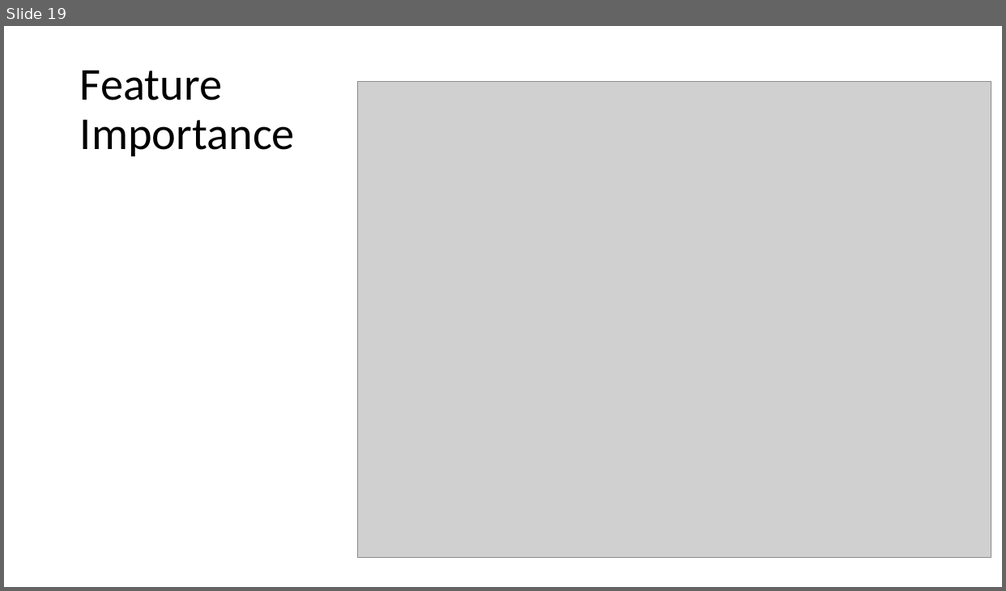
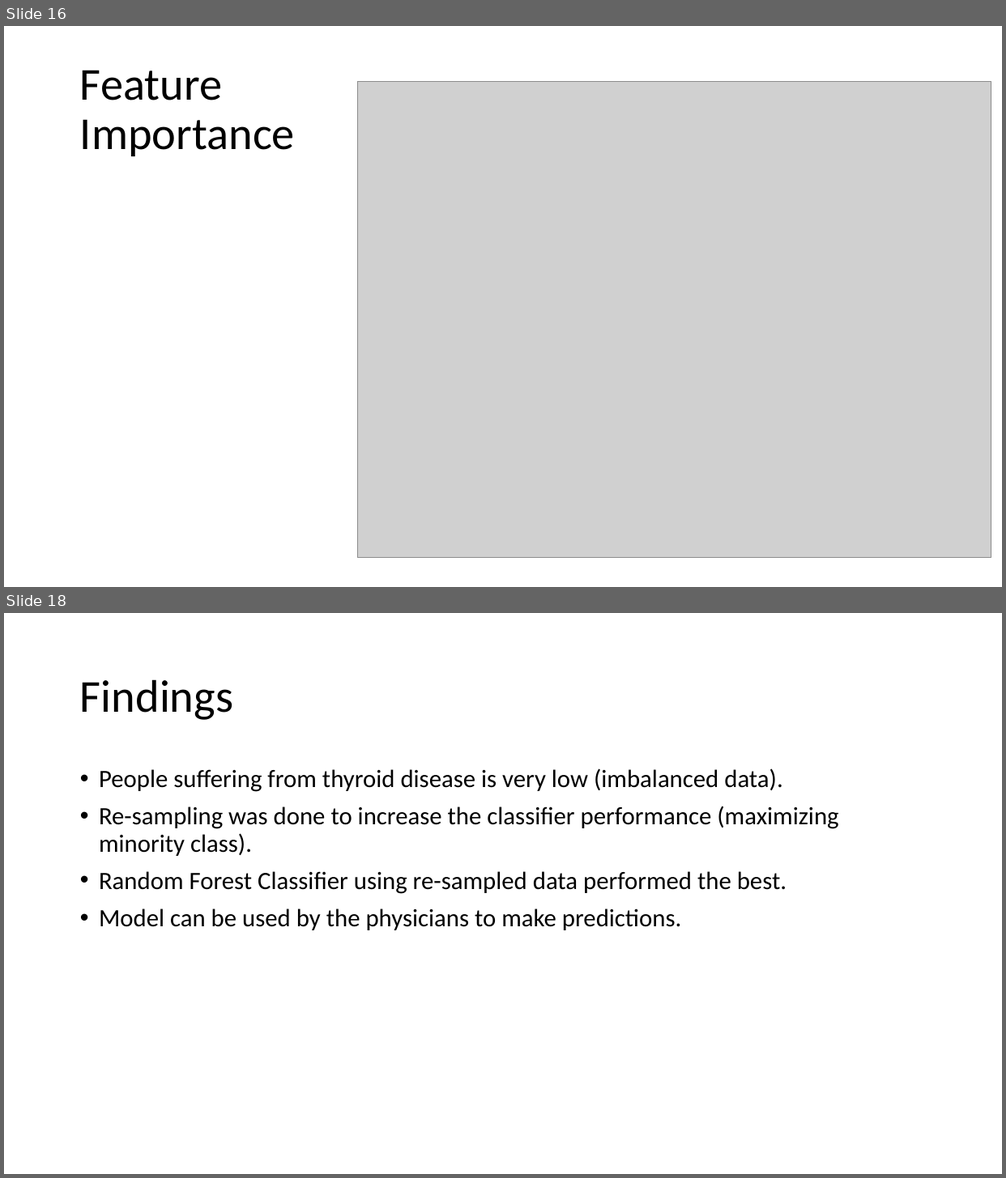
Before and after one commit to rahul7a/thyroid-classification, a slide deck: Reports/Classifying thyroid disease.pptx. Shown one above the other, each under a label of ours: slide 19 before the commit, slides 16 and 18 after it; the slides between them are not shown. The pictures are 1006x591 and 1006x1178 pixels, drawn with LibreOffice and Linux fonts; fonts in the diff are those of the drawing; grey boxes stand for pictures. Boxes give left, top, right and bottom in pixels: in the first picture for what was removed or moved away, otherwise in the second. Text is boxed around its words. In the diff, an @@ line names an element or a change of style, - is before the commit and + after.

```diff
--- a/Reports/Classifying thyroid disease.pptx
+++ b/Reports/Classifying thyroid disease.pptx
@@ slide 18 added at (4,613,1002,1174), background #FFFFFF @@
@@ title added at (80,679,233,720), 44 pt, text #000000 @@
+Findings
@@ text added at (99,769,838,931), 24 pt, text #000000 @@
+• People suffering from thyroid disease is very low (imbalanced data).
+• Re-sampling was done to increase the classifier performance (maximizing minority class).
+• Random Forest Classifier using re-sampled data performed the best.
+• Model can be used by the physicians to make predictions.
@@ what was slide 19 is now slide 16 @@
```
Also in this commit, not shown: 13 slides changed, 1 other slide added, 5 slides removed.
